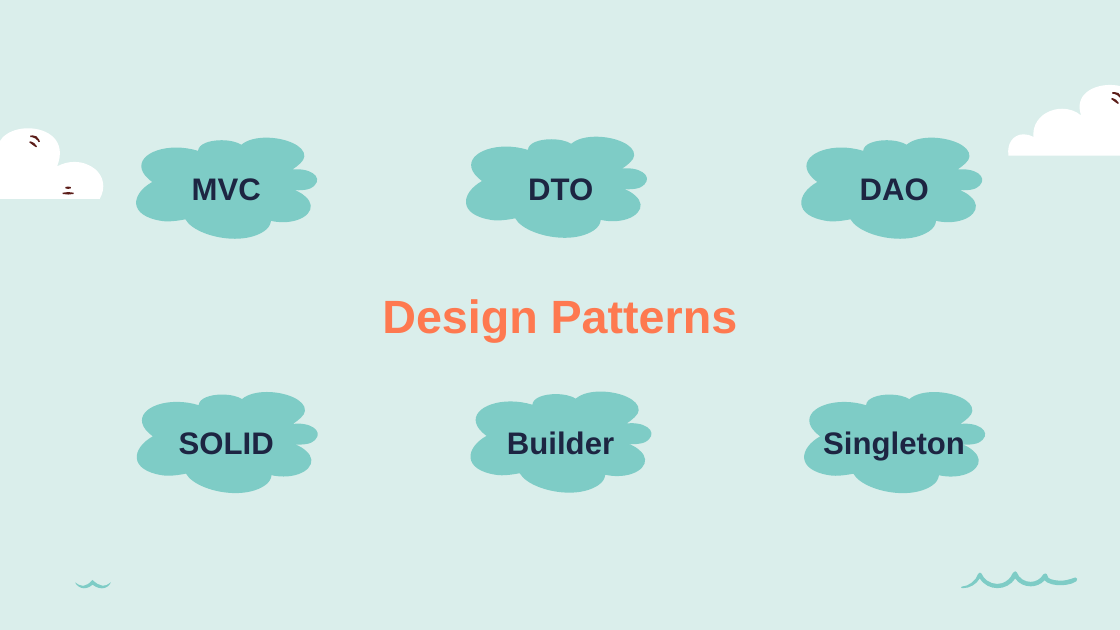
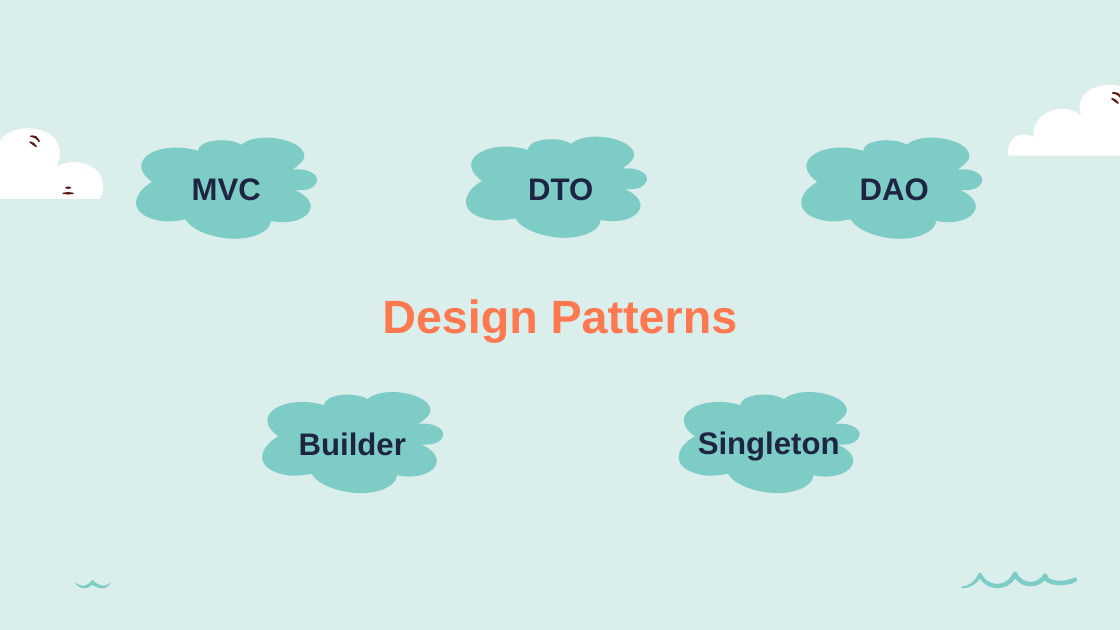
Before and after one commit to mvardzhieva/airbnb, a slide deck: slide 8 of Design/AirbnbPresentation.pptx. Drawn at 1120x630 pixels with LibreOffice and Linux fonts; fonts in the diff are those of the drawing. Boxes give left, top, right and bottom in pixels: in the first picture for what was removed or moved away, otherwise in the second. Text is boxed around its words. In the diff, an @@ line names an element or a change of style, - is before the commit and + after.

```diff
--- a/Design/AirbnbPresentation.pptx
+++ b/Design/AirbnbPresentation.pptx
@@ freeform shape removed at [128, 392, 325, 493] @@
@@ title "Builder": place and size @@
-title "Builder" at [507, 431, 614, 455]
+title "Builder" at [299, 432, 406, 456]
@@ freeform shape: place and size @@
-freeform shape at [461, 392, 659, 493]
+freeform shape at [253, 392, 450, 493]
@@ title "Singleton": place and size @@
-title "Singleton" at [823, 431, 965, 461]
+title "Singleton" at [698, 431, 840, 461]
@@ freeform shape: place and size @@
-freeform shape at [795, 392, 992, 493]
+freeform shape at [670, 392, 867, 493]
@@ title removed at [179, 432, 274, 455] @@
-SOLID
```
Also in this commit, not shown: 2 other slides changed, 18 other files.
